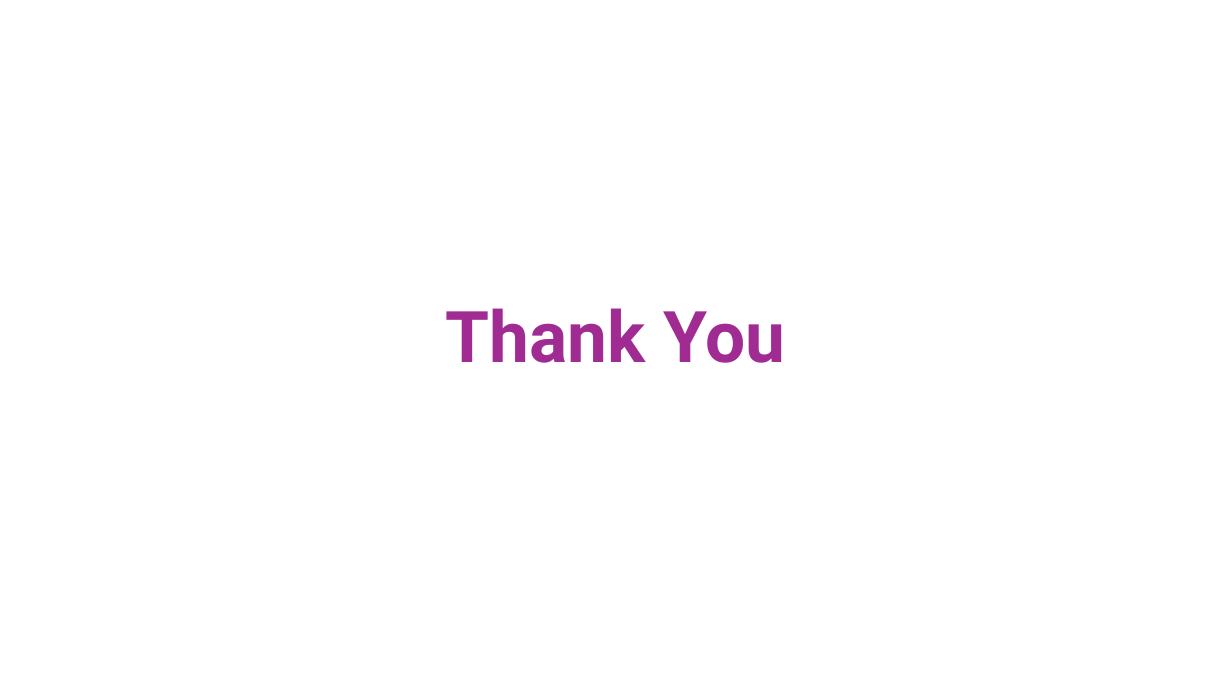
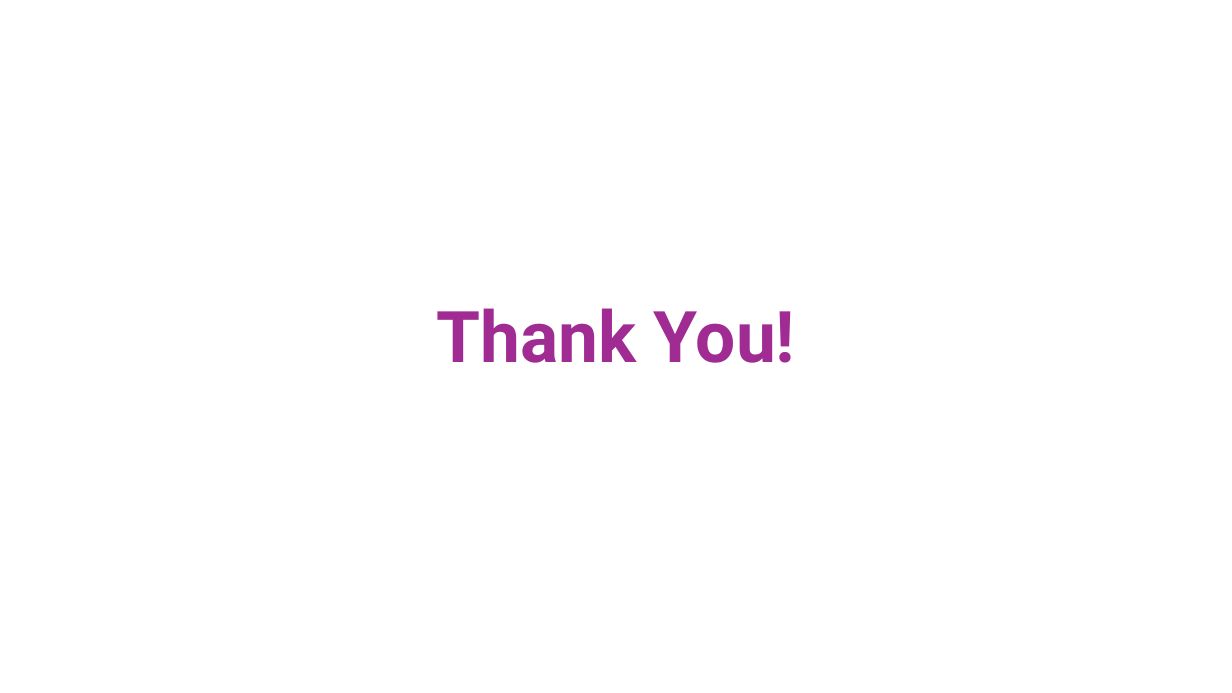
Before and after one commit to gshachar12/auto-diagram, a slide deck: slide 26 of Pcaplot_presentation.pptx (slide 30 before the commit). Drawn at 1232x693 pixels with LibreOffice and Linux fonts; fonts in the diff are those of the drawing. Boxes give left, top, right and bottom in pixels: in the first picture for what was removed or moved away, otherwise in the second. Text is boxed around its words. In the diff, an @@ line names an element or a change of style, - is before the commit and + after.

```diff
--- a/Pcaplot_presentation.pptx
+++ b/Pcaplot_presentation.pptx
@@ text at bbox=[436, 308, 795, 363]: text changed @@
-Thank You
+Thank You!
```
Also in this commit, not shown: 12 other slides changed, 12 slides added, 16 slides removed, 30 other files.
